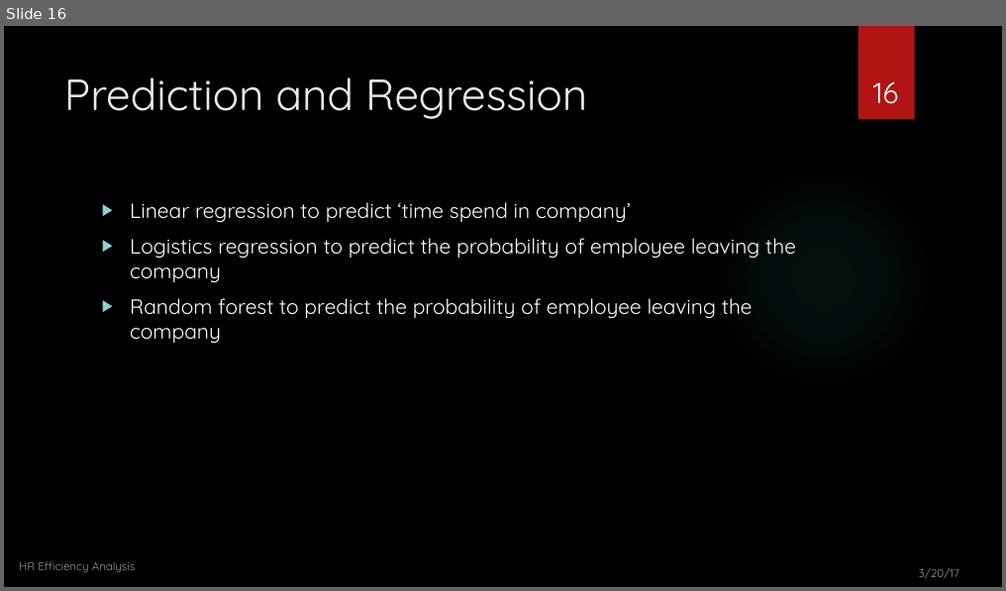
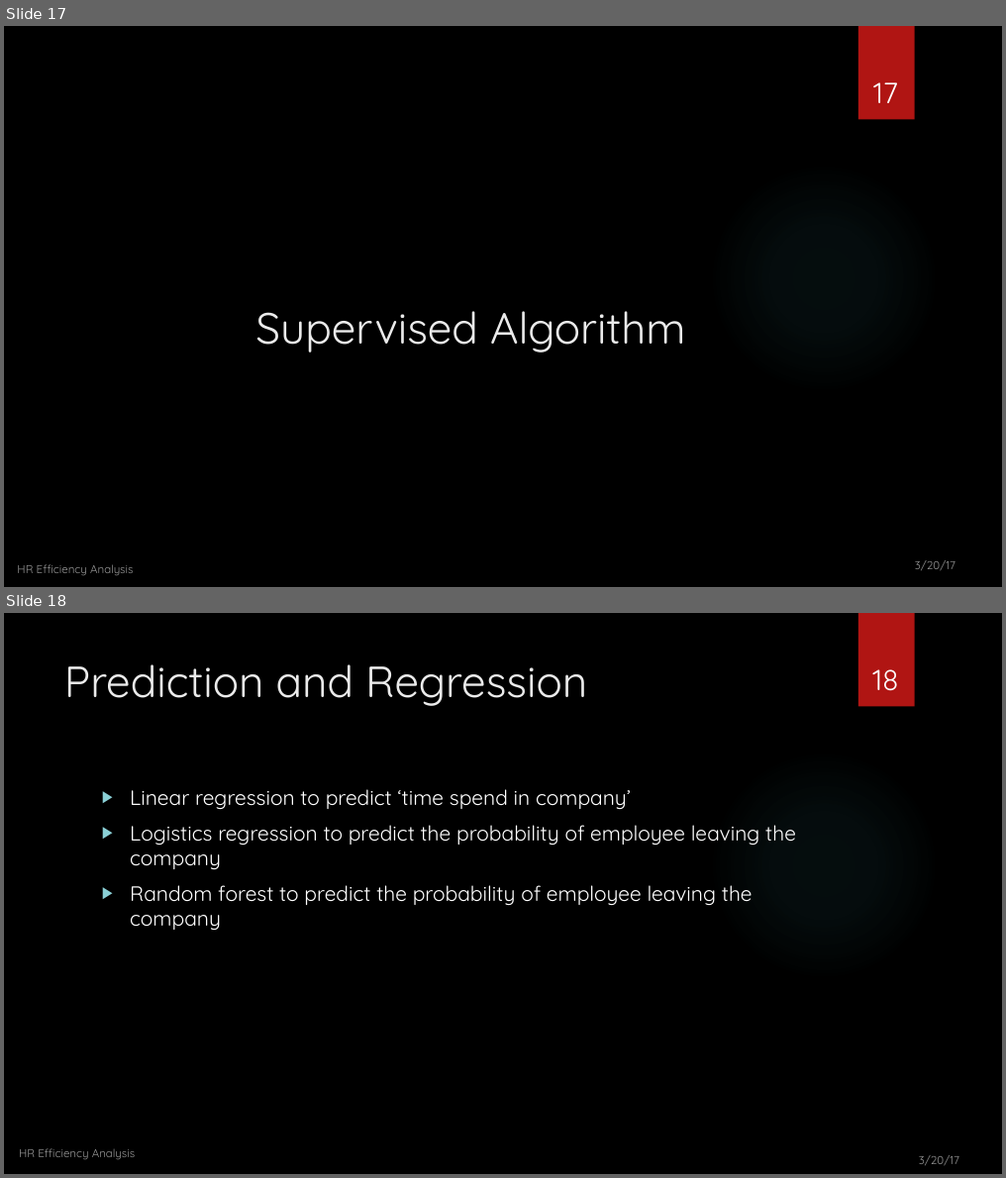
Before and after one commit to tonyvx/007x, a slide deck: hr_efficiency/DataScience_CapstoneProject.pptx. Shown one above the other, each under a label of ours: slide 16 before the commit, slides 17 and 18 after it. The pictures are 1006x591 and 1006x1178 pixels, drawn with LibreOffice and Linux fonts; fonts in the diff are those of the drawing; background and template pictures are left out. Boxes give left, top, right and bottom in pixels: in the first picture for what was removed or moved away, otherwise in the second. Text is boxed around its words. In the diff, an @@ line names an element or a change of style, - is before the commit and + after.

```diff
--- a/hr_efficiency/DataScience_CapstoneProject.pptx
+++ b/hr_efficiency/DataScience_CapstoneProject.pptx
@@ slide 17 added at [4,26,1002,587], background picture (left out); not listed: 2 template elements that a slide beside it also shows @@
@@ page number added at [873,82,898,103], 28 pt, text #FFFFFF @@
+17
@@ title added at [255,311,686,353], 42 pt, text #EBEBEB @@
+Supervised Algorithm
@@ text added at [17,565,133,576], 11 pt, text #FFFFFF at 60% opacity @@
+HR Efficiency Analysis
@@ text added at [915,561,955,570], 11 pt, text #FFFFFF at 60% opacity @@
+3/20/17
@@ what was slide 16 is now slide 18 @@
@@ page number at [872,669,898,691]: text changed @@
-16
+18
```
Also in this commit, not shown: 1 slide changed, 1 other slide added.
